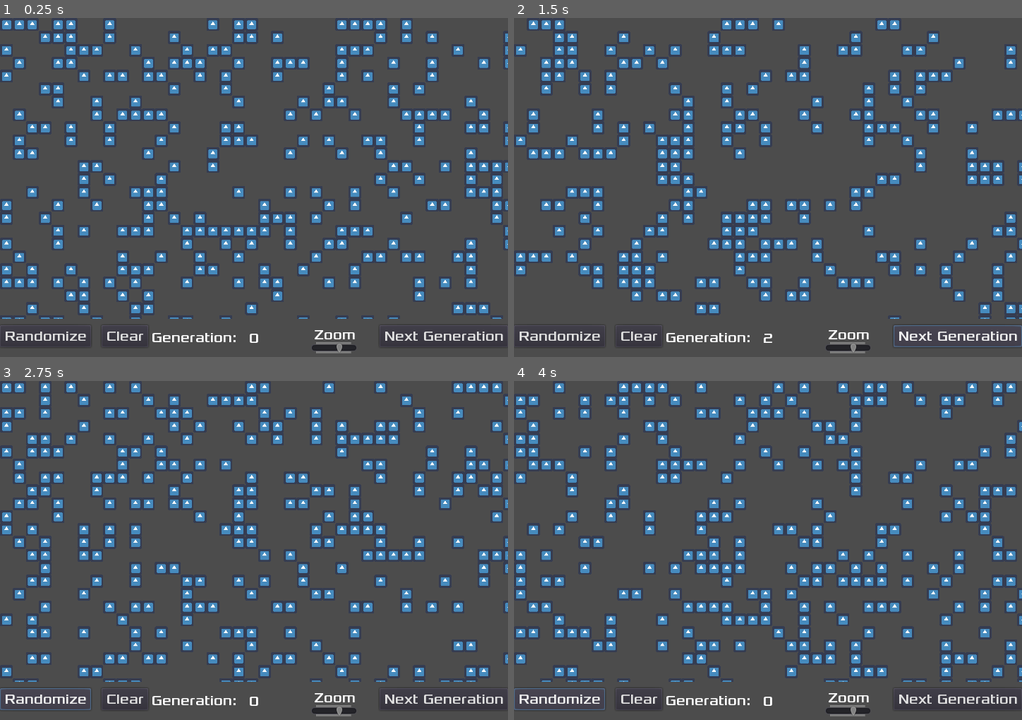
Above: before the commit, frames 1-4 (two rows, left to right).
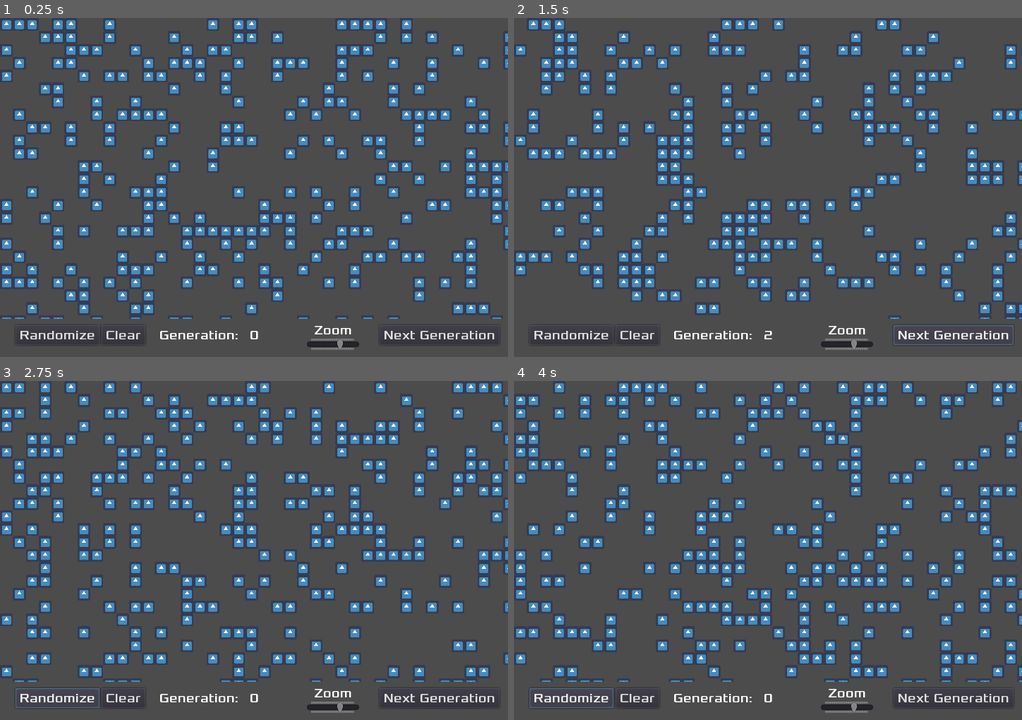
Above: after the commit, the same moments.

Repository: albertomsp/godot-game-of-life
Game: Godot game, scene res://src/Main.tscn
Two runs of this game, one before a commit and one after it. Both use one fixed random seed, a clock stepped at 60 frames per second and the inputs below. The engine's default icon, where the game draws it, is replaced by a stand-in: a white triangle on a blue panel in a dark square.
Inputs:
- Up to frame 1 (0.25 s): no input
- Up to frame 2 (1.5 s): click "Next Generation" at 0.5 s; click "Next Generation" at 1.25 s
- Up to frame 3 (2.75 s): click "Randomize" at 2 s
- Up to frame 4 (4 s): click "Clear" at 2.75 s; click "Randomize" at 3.5 s

The runs differ from the first frame. In frame 1, 1.6% of the frame differs, in the area x 1-100%, y 90-99%; in frame 2, 1.7%; in frame 3, 1.7%; in frame 4, 1.7%.

Commit message:
polishing fonts and sizes for new resolution

Diff:
--- a/src/HUD.tscn
+++ b/src/HUD.tscn
@@ -4,7 +4,7 @@
 [ext_resource path="res://assets/fonts/Xolonium-Regular.ttf" type="DynamicFontData" id=2]
 
 [sub_resource type="DynamicFont" id=1]
-size = 20
+size = 18
 font_data = ExtResource( 2 )
 
 [node name="HUD" type="CanvasLayer"]
@@ -26,7 +26,9 @@
 anchor_right = 1.0
 anchor_bottom = 0.97
 margin_left = -182.0
-margin_top = -31.0
+margin_top = -30.6
+margin_right = -36.0
+margin_bottom = -4.60001
 custom_fonts/font = SubResource( 1 )
 text = "Next Generation"
 __meta__ = {
@@ -34,10 +36,13 @@
 }
 
 [node name="PopulateRandom" type="Button" parent="."]
+anchor_left = 0.03
 anchor_top = 0.97
+anchor_right = 0.03
 anchor_bottom = 0.97
-margin_top = -31.0
-margin_right = 129.0
+margin_top = -30.2079
+margin_right = 102.0
+margin_bottom = -4.20792
 custom_fonts/font = SubResource( 1 )
 text = "Randomize"
 __meta__ = {
@@ -45,13 +50,14 @@
 }
 
 [node name="GenerationCounter" type="Label" parent="."]
-anchor_left = 0.499592
-anchor_top = 0.97
-anchor_right = 0.499592
-anchor_bottom = 0.97
-margin_left = -7.0
-margin_top = -25.0
-margin_right = 7.0
+anchor_left = 0.5
+anchor_top = 0.955
+anchor_right = 0.5
+anchor_bottom = 0.955
+margin_left = -5.89218
+margin_top = -20.0
+margin_right = 5.10782
+margin_bottom = 3.05176e-05
 rect_rotation = 0.387913
 custom_fonts/font = SubResource( 1 )
 text = "0"
@@ -65,10 +71,10 @@
 anchor_top = 1.0
 anchor_right = 0.5
 anchor_bottom = 1.0
-margin_left = -145.903
-margin_top = -25.0542
-margin_right = -18.9031
-margin_bottom = -0.054245
+margin_left = -134.538
+margin_top = -22.1101
+margin_right = -16.5385
+margin_bottom = -0.110107
 custom_fonts/font = SubResource( 1 )
 text = "Generation: "
 __meta__ = {
@@ -80,8 +86,9 @@
 anchor_top = 0.97
 anchor_right = 0.2
 anchor_bottom = 0.97
-margin_top = -31.0
-margin_right = 66.0
+margin_top = -30.6
+margin_right = 55.0
+margin_bottom = -4.60001
 custom_fonts/font = SubResource( 1 )
 text = "Clear"
 __meta__ = {
@@ -90,11 +97,13 @@
 
 [node name="Label" type="Label" parent="."]
 anchor_left = 0.7
-anchor_top = 0.96
+anchor_top = 0.95
 anchor_right = 0.7
-anchor_bottom = 0.96
+anchor_bottom = 0.95
 margin_left = -59.0
-margin_top = -25.0
+margin_top = -24.8
+margin_right = -13.0
+margin_bottom = -4.79999
 custom_fonts/font = SubResource( 1 )
 text = "Zoom"
 __meta__ = {
@@ -103,10 +112,10 @@
 }
 
 [node name="HSlider" type="HSlider" parent="Label"]
-margin_left = -4.09705
-margin_top = 22.5801
-margin_right = 60.903
-margin_bottom = 38.5801
+margin_left = -11.0
+margin_top = 23.0
+margin_right = 65.0
+margin_bottom = 39.0
 min_value = 0.5
 max_value = 5.0
 step = 0.1
